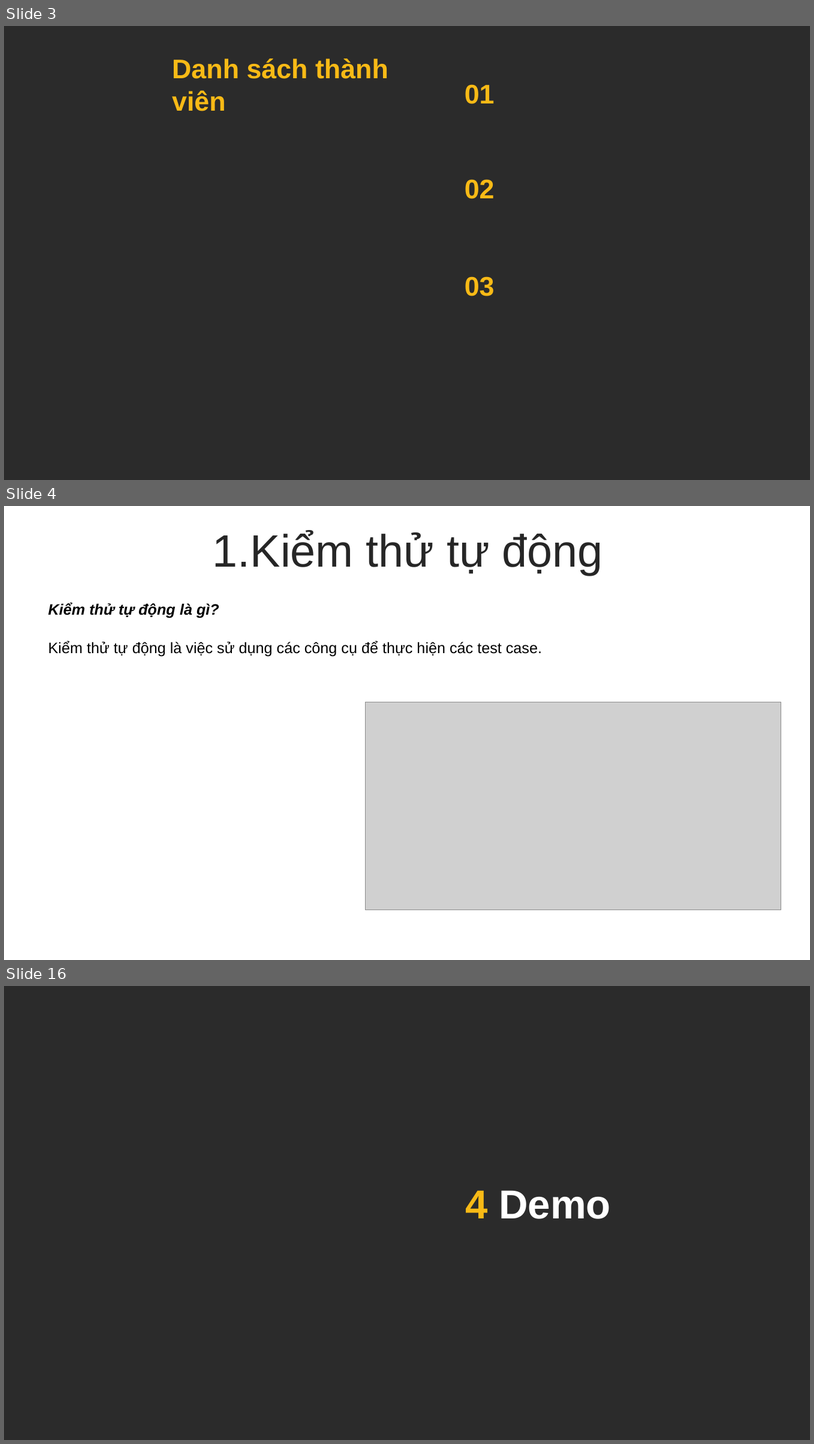
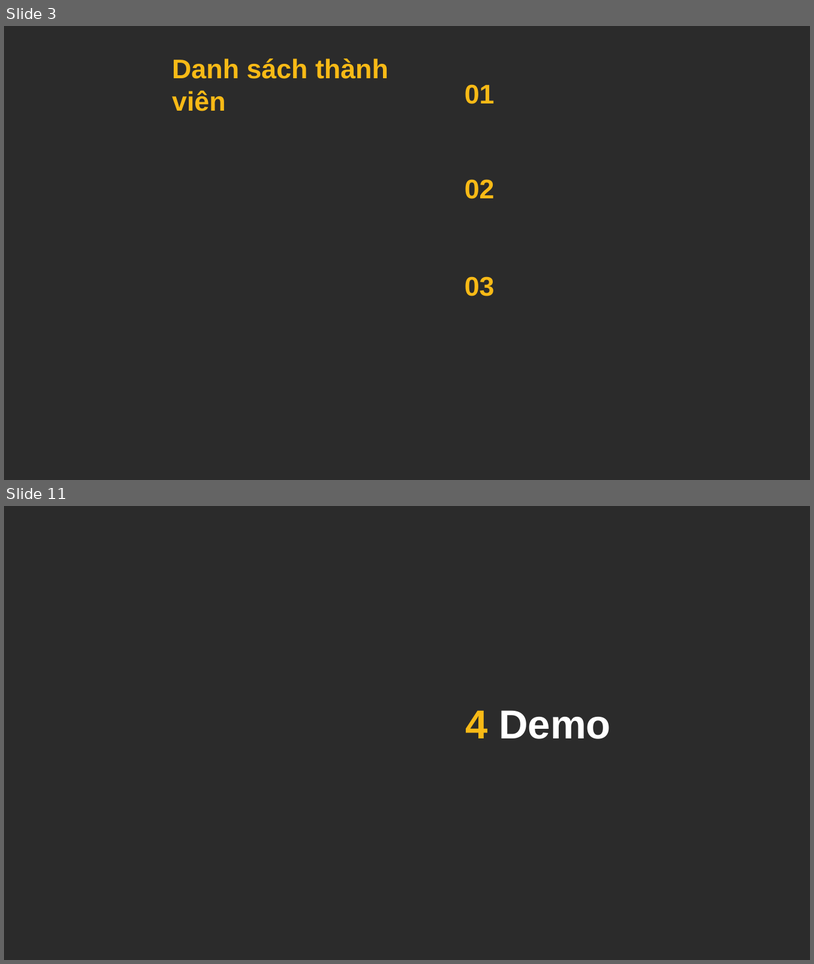
Before and after one commit to maxknowyou/npta, a slide deck: ThuyetTrinhBaoCaoMaNguonMo.pptx. Shown one above the other, each under a label of ours: slides 3, 4 and 16 before the commit, slides 3 and 11 after it; the slides between them are not shown. The pictures are 814x1444 and 814x964 pixels, drawn with LibreOffice and Linux fonts; fonts in the diff are those of the drawing; grey boxes stand for pictures; background and template pictures are left out; a plain dark background stands for a picture behind light text. Boxes give left, top, right and bottom in pixels: in the first picture for what was removed or moved away, otherwise in the second. Text is boxed around its words. In the diff, an @@ line names an element or a change of style, - is before the commit and + after.

```diff
--- a/ThuyetTrinhBaoCaoMaNguonMo.pptx
+++ b/ThuyetTrinhBaoCaoMaNguonMo.pptx
@@ slide 4 removed at [4, 506, 810, 960], background #FFFFFF @@
@@ text removed at [213, 531, 603, 575] @@
-1.Kiểm thử tự động
@@ text removed at [48, 602, 219, 618] @@
-Kiểm thử tự động là gì?
@@ text removed at [48, 640, 542, 656] @@
-Kiểm thử tự động là việc sử dụng các công cụ để thực hiện các test case.
@@ picture removed at [366, 702, 782, 910] @@
@@ what was slide 16 is now slide 11 @@
```
Also in this commit, not shown: 2 slides changed, 7 slides added, 11 other slides removed.
